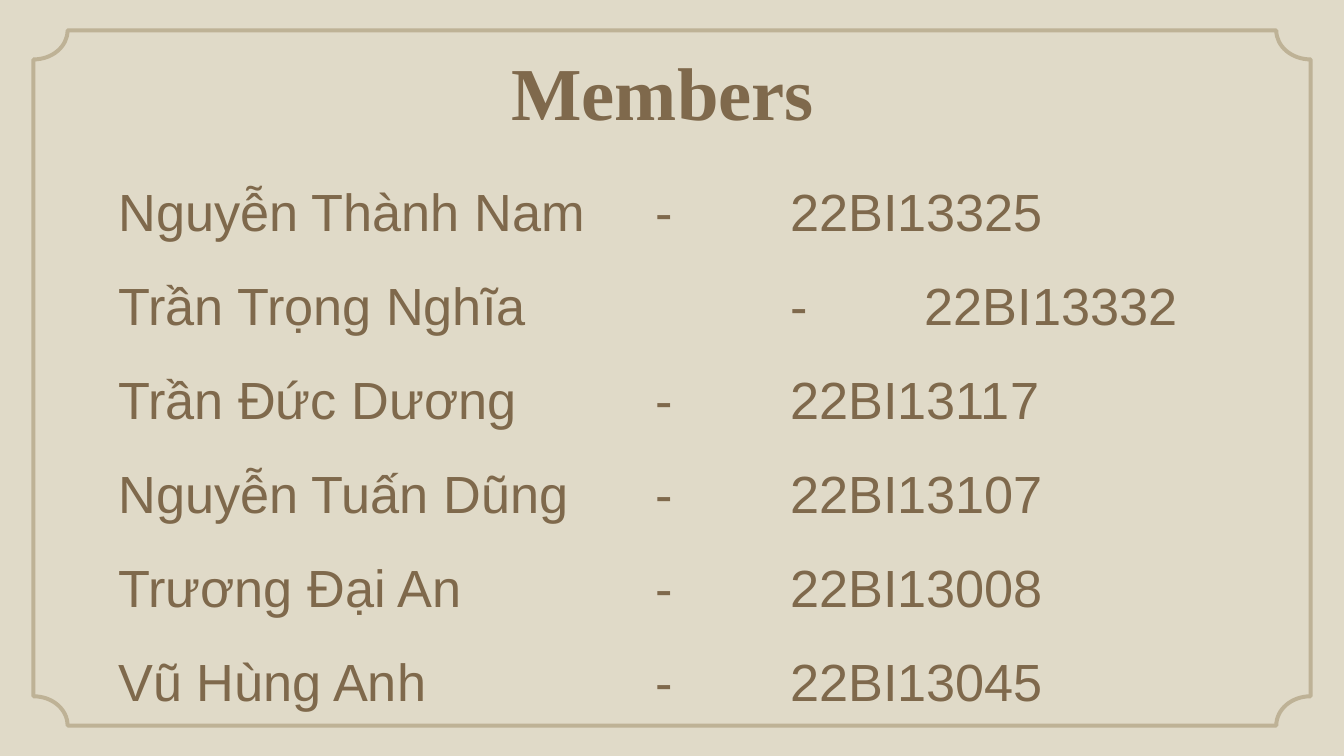
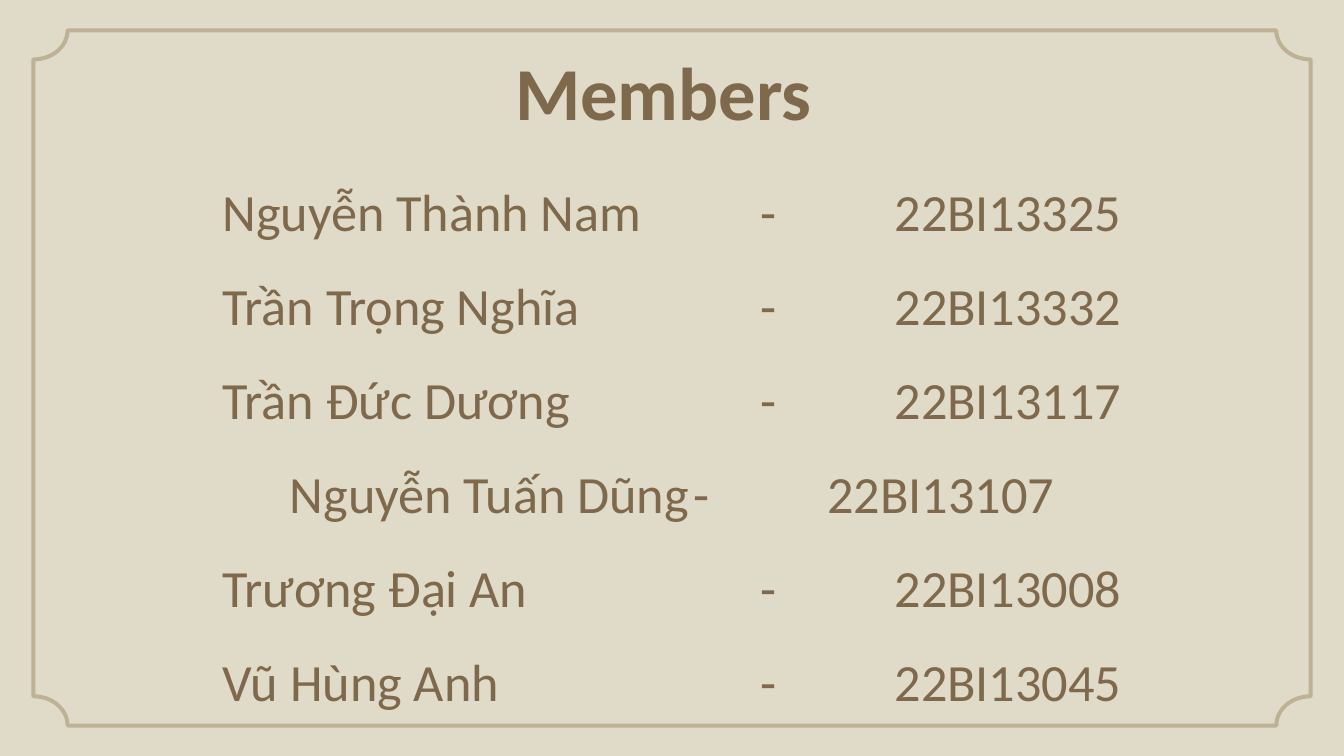
Before and after one commit to nguyenthanhnam2901/Librarymobile, a slide deck: slide 2 of Library.pptx. Drawn at 1344x756 pixels with LibreOffice and Linux fonts; fonts in the diff are those of the drawing; background and template pictures are left out. Boxes give left, top, right and bottom in pixels: in the first picture for what was removed or moved away, otherwise in the second. Text is boxed around its words. In the diff, an @@ line names an element or a change of style, - is before the commit and + after.

```diff
--- a/Library.pptx
+++ b/Library.pptx
@@ title "Members" at (515,67,811,121): font Times New Roman to Calibri @@
@@ text "Nguyễn Thành Nam - 22BI13325" at (223,188,1122,710): font Arial to Calibri; alignment left to centre @@
```
Also in this commit, not shown: 14 other slides changed, 6 slides added, 2 slides removed.
